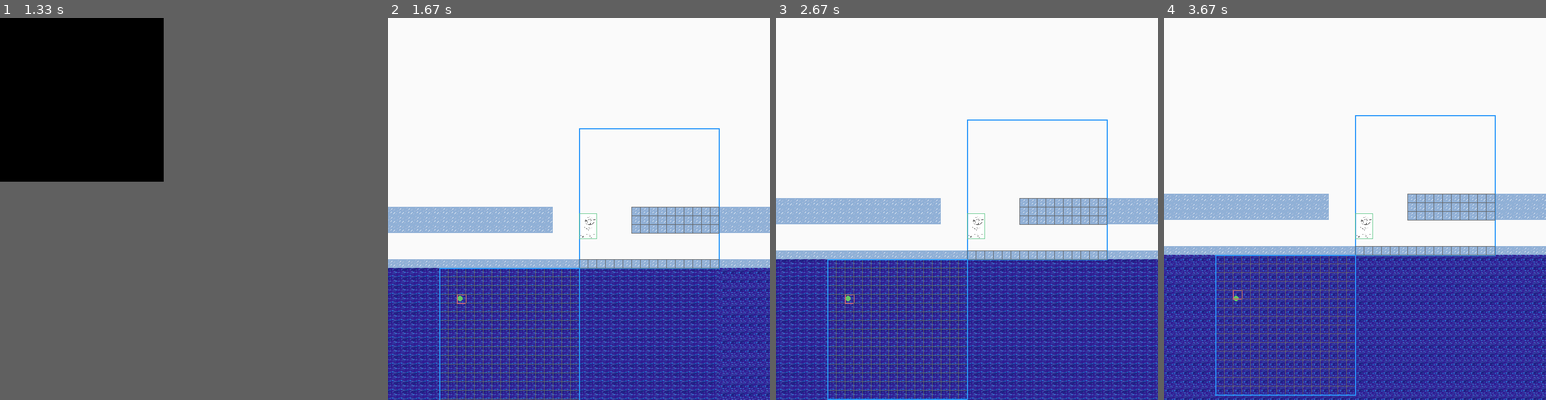
Above: before the commit, frames 1-4 (left to right).
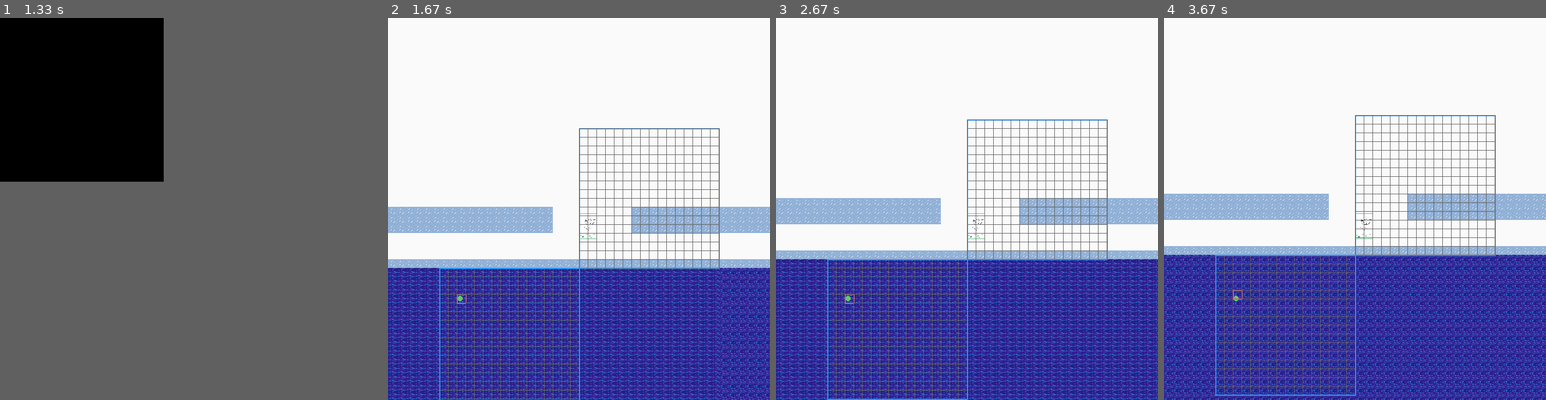
Above: after the commit, the same moments.

Repository: HyperRays/minecraft-from-wish
Game: pygame game, started from game-logic/main.py
The game is run twice, just before and just after one commit, with the same random seed, the same clock (stepped at 60 frames per second) and the same inputs.
Inputs (mouse positions are in pixels of both pictures, inside the frame that each line leads up to):
- Up to frame 1 (1.33 s): no input
- Up to frame 2 (1.67 s): click (460, 296) at 1.38 s
- Up to frame 3 (2.67 s): no input
- Up to frame 4 (3.67 s): no input

Frame 1 is identical in both runs. In frame 2, 1.3% of the frame differs, in the area x 50-87%, y 28-64%; in frame 3, 1.3%; in frame 4, 1.3%.

Commit message:
improved physics

Diff:
--- a/game-logic/player.py
+++ b/game-logic/player.py
@@ -160,17 +160,20 @@
 
 
 
-        # goes through every block in the chunk to find out with which block the player is colliding with
         for chunk in chunks:
-            for obj in itertools.chain(*chunk.internal_objects):
-                if obj != None and obj.collision:
-                    if intersect(self.collider, obj.collider):
-                        self.speed_mult = obj.speed_mutiplier
-                        dir = -relative_position(obj.collider, self.collider)
-                        self.collided_dir[dir] = True
-                        obj.render_collision_detected = True
-
-                    obj.render_collider_bounds = True
+            for x,obj_x in enumerate(chunk.internal_objects):
+                for y,obj in enumerate(obj_x):
+                        if obj != None and obj.collision:
+                            if intersect(self.collider, obj.collider):
+                                self.speed_mult = obj.speed_mutiplier
+                                b = adjacency_bytes(chunk, vec2d(x,y), chunk_manager)
+                                poss = collision_possibile_dir(b)
+                                dir = -relative_position(obj.collider, self.collider)
+                                if dir in poss:
+                                    self.collided_dir[dir] = True
+                                obj.render_collision_detected = True
+
+                        obj.render_collider_bounds = True
 
         #adds the gravity force
         self.force += vec2d(0,-GRAVITY_ACCEL)
@@ -191,7 +194,7 @@
             self.force.x -= PLAYER_SPEED
 
         if keys[self.characters["space"]] and self.collided_dir[Directions.down]:
-            self.force.y += BLOCK_DIMENSIONS[0]+10
+            self.force.y += BLOCK_DIMENSIONS[0]
 
         #todo
         #https://www.gamedeveloper.com/programming/improved-lerp-smoothing-
--- a/game-logic/prelude.py
+++ b/game-logic/prelude.py
@@ -21,7 +21,7 @@
 
 from basic_units import *
 from shapes import Shape, Simplex2d, Quad, Point
-from physics import intersect, quad_quad_intersection, relative_position, Directions, collision_possibile_dir, adjacency_bytes
+from physics import intersect, quad_quad_intersection, relative_position, Directions, collision_possibile_dir, adjacency_bytes, lerp
 # only for debug purpose
 # from physics import triangle_contains_origin
 from camera import Camera, invert_y
